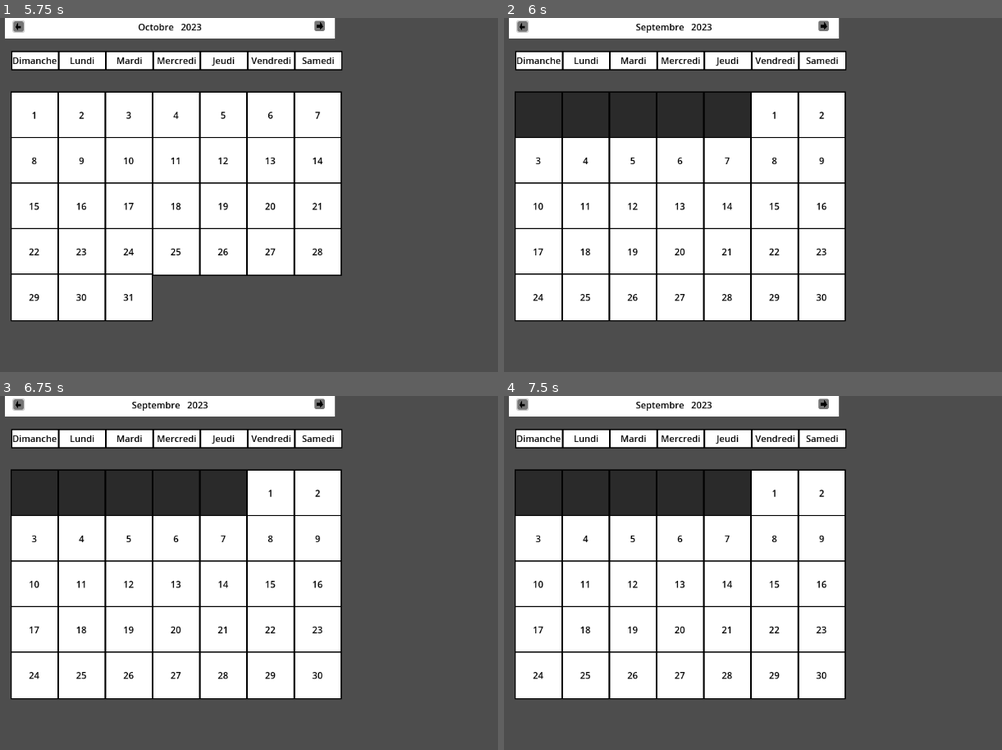
Above: before the commit, frames 1-4 (two rows, left to right).
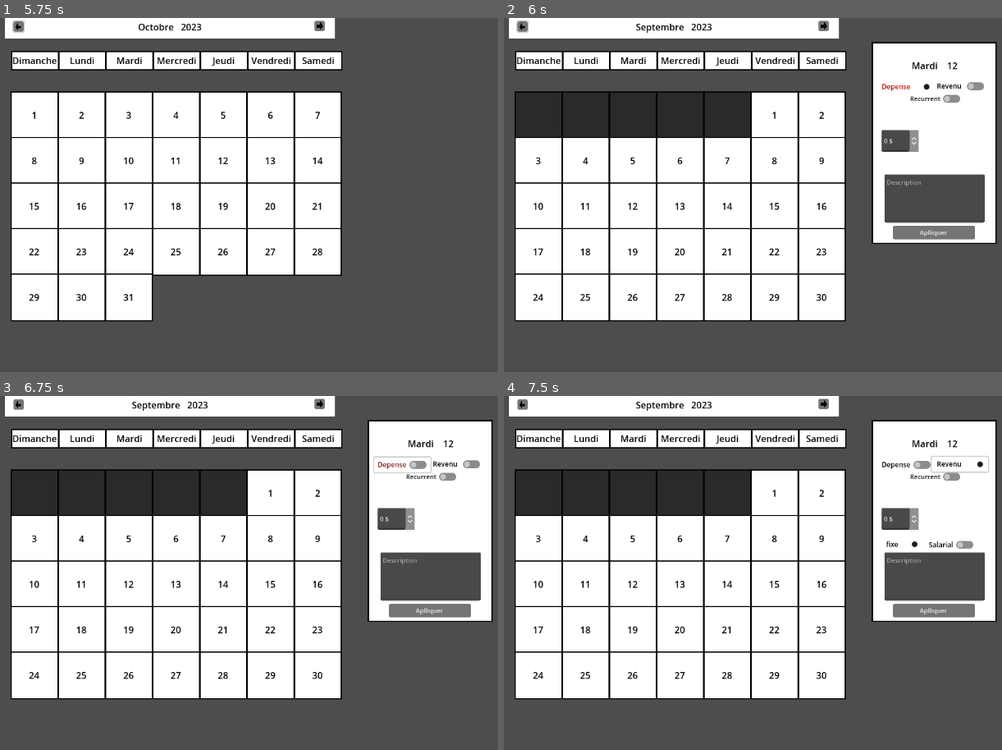
Above: after the commit, the same moments.

Repository: HYKidz/FinanceCalendar
Game: Godot game, scene res://Node/calendar.tscn
Same seed, same stepped clock (60 frames per second), same inputs: the game is played once before the commit and once after it.
Inputs (mouse positions are in pixels of both pictures, inside the frame that each line leads up to):
- Up to frame 1 (5.75 s): click (19, 25) at 0.5 s; click (318, 25) at 1.25 s; click (318, 25) at 2 s; click (19, 25) at 2.75 s; click (318, 25) at 3.5 s; click (19, 25) at 4.25 s; tap Enter at 5 s; move the mouse to (398, 184) at 5.02 s; press the mouse at (398, 184) at 5.03 s
- Up to frame 2 (6 s): tap Space at 5.75 s; move the mouse to (628, 219) at 5.77 s; release the mouse at (628, 219) at 5.78 s; click (628, 219) at 5.85 s
- Up to frame 3 (6.75 s): click (403, 463) at 6.5 s, where only the run after the commit has a clickable "Depense"
- Up to frame 4 (7.5 s): click (957, 463) at 7.25 s, where only the run after the commit has a clickable "Revenu"

Frame 1 is identical in both runs. In frame 2, 11% of the frame differs, in the area x 73-100%, y 6-64%; in frame 3, 11%, in the area x 2-100%, y 0-64%; in frame 4, 11%.

Commit message:
Avancement gestion finance

Diff:
--- /dev/null
+++ b/ButtonGroups/ButtonDureHeure.tres
@@ -0,0 +1,3 @@
+[gd_resource type="ButtonGroup" format=3 uid="uid://bcrhvnjgm6ltd"]
+
+[resource]
--- /dev/null
+++ b/ButtonGroups/ButtonRecurent.tres
@@ -0,0 +1,5 @@
+[gd_resource type="ButtonGroup" format=3 uid="uid://c1i40ld8ye3r8"]
+
+[resource]
+resource_local_to_scene = false
+allow_unpress = true
--- /dev/null
+++ b/ButtonGroups/ButtonTypeRevenu.tres
@@ -0,0 +1,3 @@
+[gd_resource type="ButtonGroup" format=3 uid="uid://c6otcoqux05uc"]
+
+[resource]
--- /dev/null
+++ b/Font/TextSalaire.tres
@@ -0,0 +1,4 @@
+[gd_resource type="Theme" format=3 uid="uid://dwfksjb461aqc"]
+
+[resource]
+default_font_size = 11
--- a/Node/calendar.tscn
+++ b/Node/calendar.tscn
@@ -1,8 +1,9 @@
-[gd_scene load_steps=4 format=3 uid="uid://lofglxy8wh6u"]
+[gd_scene load_steps=5 format=3 uid="uid://lofglxy8wh6u"]
 
 [ext_resource type="Script" path="res://Scripts/calendar.gd" id="1_vwx50"]
 [ext_resource type="PackedScene" uid="uid://3brj710nljde" path="res://Node/jour_en_row.tscn" id="2_hiuxa"]
 [ext_resource type="Texture2D" uid="uid://bs3dgovprnhrg" path="res://Sprite/Arrow.png" id="3_1381w"]
+[ext_resource type="PackedScene" uid="uid://qo52532jfpfu" path="res://Node/info_panel.tscn" id="4_x37n4"]
 
 [node name="Calendar" type="Node2D"]
 script = ExtResource("1_vwx50")
@@ -76,5 +77,12 @@
 "source": "res://Sprite/Arrow.aseprite"
 }
 
+[node name="InfoPanel" parent="." instance=ExtResource("4_x37n4")]
+visible = false
+offset_left = 884.0
+offset_top = 219.0
+offset_right = 884.0
+offset_bottom = 219.0
+
 [connection signal="pressed" from="Fond/Next" to="." method="_on_next_pressed"]
 [connection signal="pressed" from="Fond/Previous" to="." method="_on_previous_pressed"]
--- /dev/null
+++ b/Node/info_panel.tscn
@@ -0,0 +1,277 @@
+[gd_scene load_steps=5 format=3 uid="uid://qo52532jfpfu"]
+
+[ext_resource type="Script" path="res://Scripts/info_panel.gd" id="1_qwqf2"]
+[ext_resource type="ButtonGroup" uid="uid://c1i40ld8ye3r8" path="res://ButtonGroups/ButtonRecurent.tres" id="2_o3q8l"]
+[ext_resource type="Theme" uid="uid://dwfksjb461aqc" path="res://Font/TextSalaire.tres" id="3_btqb3"]
+[ext_resource type="ButtonGroup" uid="uid://c6otcoqux05uc" path="res://ButtonGroups/ButtonTypeRevenu.tres" id="3_ljn0s"]
+
+[node name="InfoPanel" type="Control"]
+layout_mode = 3
+anchors_preset = 8
+anchor_left = 0.5
+anchor_top = 0.5
+anchor_right = 0.5
+anchor_bottom = 0.5
+grow_horizontal = 2
+grow_vertical = 2
+mouse_filter = 2
+script = ExtResource("1_qwqf2")
+group = ExtResource("2_o3q8l")
+
+[node name="Contour" type="ColorRect" parent="."]
+layout_mode = 1
+anchors_preset = 8
+anchor_left = 0.5
+anchor_top = 0.5
+anchor_right = 0.5
+anchor_bottom = 0.5
+offset_left = -110.0
+offset_top = -177.5
+offset_right = 110.0
+offset_bottom = 177.5
+grow_horizontal = 2
+grow_vertical = 2
+mouse_filter = 2
+color = Color(0, 0, 0, 1)
+
+[node name="Fond" type="ColorRect" parent="Contour"]
+layout_mode = 1
+anchors_preset = 8
+anchor_left = 0.5
+anchor_top = 0.5
+anchor_right = 0.5
+anchor_bottom = 0.5
+offset_left = -107.5
+offset_top = -175.0
+offset_right = 107.5
+offset_bottom = 175.0
+grow_horizontal = 2
+grow_vertical = 2
+mouse_filter = 2
+
+[node name="Date" type="Label" parent="Contour/Fond"]
+layout_mode = 0
+offset_left = 0.5
+offset_top = 25.5
+offset_right = 215.5
+offset_bottom = 51.5
+theme_override_colors/font_color = Color(0, 0, 0, 1)
+text = "Date"
+horizontal_alignment = 1
+vertical_alignment = 1
+
+[node name="Option" type="Control" parent="Contour/Fond"]
+anchors_preset = 0
+offset_right = 40.0
+offset_bottom = 40.0
+
+[node name="Depense" type="CheckButton" parent="Contour/Fond/Option"]
+offset_left = 9.0
+offset_top = 63.0
+offset_right = 108.0
+offset_bottom = 89.0
+theme_override_colors/font_color = Color(0, 0, 0, 1)
+theme_override_colors/font_pressed_color = Color(0.768627, 0, 0, 1)
+theme_override_colors/font_hover_color = Color(0.52549, 0.0901961, 0.0901961, 1)
+theme_override_colors/font_hover_pressed_color = Color(0, 0, 0, 1)
+theme_override_colors/font_focus_color = Color(0, 0, 0, 1)
+theme_override_font_sizes/font_size = 12
+button_pressed = true
+button_group = ExtResource("2_o3q8l")
+text = "Depense"
+alignment = 1
+icon_alignment = 1
+
+[node name="Revenu" type="CheckButton" parent="Contour/Fond/Option"]
+offset_left = 102.5
+offset_top = 61.5
+offset_right = 201.5
+offset_bottom = 87.5
+theme_override_colors/font_color = Color(0, 0, 0, 1)
+theme_override_colors/font_pressed_color = Color(0, 0.878431, 0, 1)
+theme_override_colors/font_hover_color = Color(0, 0.407843, 0, 1)
+theme_override_colors/font_hover_pressed_color = Color(0, 0, 0, 1)
+theme_override_colors/font_focus_color = Color(0, 0, 0, 1)
+theme_override_font_sizes/font_size = 12
+button_group = ExtResource("2_o3q8l")
+text = "Revenu"
+alignment = 1
+icon_alignment = 1
+
+[node name="Recurent" type="CheckButton" parent="Contour/Fond/Option"]
+offset_left = 58.5
+offset_top = 85.0
+offset_right = 159.5
+offset_bottom = 109.0
+theme_override_colors/font_color = Color(0, 0, 0, 1)
+theme_override_colors/font_pressed_color = Color(0, 0, 0, 1)
+theme_override_colors/font_hover_color = Color(0, 0, 0, 1)
+theme_override_colors/font_hover_pressed_color = Color(0, 0, 0, 1)
+theme_override_colors/font_focus_color = Color(0, 0, 0, 1)
+theme_override_font_sizes/font_size = 11
+text = "Recurrent"
+
+[node name="Recuring" type="Control" parent="Contour/Fond/Option"]
+visible = false
+layout_mode = 3
+anchors_preset = 0
+offset_right = 40.0
+offset_bottom = 40.0
+
+[node name="Jour" type="CheckButton" parent="Contour/Fond/Option/Recuring"]
+layout_mode = 0
+offset_left = 112.5
+offset_top = 109.0
+offset_right = 186.5
+offset_bottom = 133.0
+theme_override_colors/font_color = Color(0, 0, 0, 1)
+theme_override_colors/font_pressed_color = Color(0, 0, 0, 1)
+theme_override_colors/font_hover_color = Color(0, 0, 0, 1)
+theme_override_colors/font_hover_pressed_color = Color(0, 0, 0, 1)
+theme_override_colors/font_focus_color = Color(0, 0, 0, 1)
+theme_override_font_sizes/font_size = 11
+text = "Jour
+"
+
+[node name="Date" type="CheckButton" parent="Contour/Fond/Option/Recuring"]
+layout_mode = 0
+offset_left = 22.5
+offset_top = 109.0
+offset_right = 96.5
+offset_bottom = 133.0
+theme_override_colors/font_color = Color(0, 0, 0, 1)
+theme_override_colors/font_pressed_color = Color(0, 0, 0, 1)
+theme_override_colors/font_hover_color = Color(0, 0, 0, 1)
+theme_override_colors/font_hover_pressed_color = Color(0, 0, 0, 1)
+theme_override_colors/font_focus_color = Color(0, 0, 0, 1)
+theme_override_font_sizes/font_size = 11
+text = "Date
+"
+
+[node name="ZoneMontant" type="ColorRect" parent="."]
+layout_mode = 1
+anchors_preset = 8
+anchor_left = 0.5
+anchor_top = 0.5
+anchor_right = 0.5
+anchor_bottom = 0.5
+offset_left = -92.0
+offset_top = -22.5
+offset_right = -27.0
+offset_bottom = 15.5
+grow_horizontal = 2
+grow_vertical = 2
+color = Color(0.560784, 0.560784, 0.560784, 1)
+
+[node name="Montant" type="SpinBox" parent="ZoneMontant"]
+layout_mode = 0
+offset_right = 65.388
+offset_bottom = 38.0
+theme = ExtResource("3_btqb3")
+max_value = 100000.0
+suffix = "$"
+
+[node name="RevenuOption" type="Control" parent="."]
+visible = false
+layout_direction = 1
+layout_mode = 1
+anchors_preset = 8
+anchor_left = 0.5
+anchor_top = 0.5
+anchor_right = 0.5
+anchor_bottom = 0.5
+grow_horizontal = 2
+grow_vertical = 2
+
+[node name="Fixe" type="CheckButton" parent="RevenuOption"]
+layout_mode = 0
+offset_left = -90.0
+offset_top = 29.0
+offset_right = -20.0
+offset_bottom = 54.0
+theme_override_colors/font_color = Color(0, 0, 0, 1)
+theme_override_colors/font_pressed_color = Color(0, 0, 0, 1)
+theme_override_colors/font_hover_color = Color(0, 0, 0, 1)
+theme_override_colors/font_hover_pressed_color = Color(0, 0, 0, 1)
+theme_override_colors/font_focus_color = Color(0, 0, 0, 1)
+theme_override_font_sizes/font_size = 12
+button_pressed = true
+button_group = ExtResource("3_ljn0s")
+text = "fixe"
+
+[node name="Salarial" type="CheckButton" parent="RevenuOption"]
+layout_mode = 0
+offset_left = -15.0
+offset_top = 30.0
+offset_right = 76.0
+offset_bottom = 55.0
+theme_override_colors/font_color = Color(0, 0, 0, 1)
+theme_override_colors/font_pressed_color = Color(0, 0, 0, 1)
+theme_override_colors/font_hover_color = Color(0, 0, 0, 1)
+theme_override_colors/font_hover_pressed_color = Color(0, 0, 0, 1)
+theme_override_colors/font_focus_color = Color(0, 0, 0, 1)
+theme_override_font_sizes/font_size = 12
+button_group = ExtResource("3_ljn0s")
+text = "Salarial"
+
+[node name="SalarialOption" type="Control" parent="RevenuOption"]
+visible = false
+anchors_preset = 0
+offset_left = -17.0
+offset_top = -22.0
+offset_right = 89.0
+offset_bottom = 18.0
+
+[node name="Fond" type="ColorRect" parent="RevenuOption/SalarialOption"]
+layout_mode = 0
+offset_left = -7.0
+offset_top = -1.0
+offset_right = 60.0
+offset_bottom = 37.0
+color = Color(0.560955, 0.560955, 0.560955, 1)
+
+[node name="SpinBox" type="SpinBox" parent="RevenuOption/SalarialOption/Fond"]
+layout_mode = 0
+offset_right = 83.0625
+offset_bottom = 39.0
+suffix = "H"
+
+[node name="DepenseOption" type="Control" parent="."]
+anchors_preset = 0
+offset_left = -107.0
+offset_top = -175.0
+offset_right = 107.0
+offset_bottom = 175.0
+mouse_filter = 2
+
+[node name="Description" type="ColorRect" parent="."]
+layout_mode = 0
+offset_left = -87.0
+offset_top = 56.0
+offset_right = 89.0
+offset_bottom = 139.0
+color = Color(0.560955, 0.560955, 0.560955, 1)
+
+[node name="Description" type="TextEdit" parent="Description"]
+layout_mode = 0
+offset_right = 176.0
+offset_bottom = 85.0
+theme_override_font_sizes/font_size = 11
+placeholder_text = "Description"
+
+[node name="Button" type="Button" parent="."]
+layout_mode = 0
+offset_left = -72.0
+offset_top = 146.0
+offset_right = 72.0
+offset_bottom = 170.0
+theme_override_font_sizes/font_size = 11
+text = "Aplliquer"
+
+[connection signal="toggled" from="Contour/Fond/Option/Depense" to="." method="_on_depense_toggled"]
+[connection signal="toggled" from="Contour/Fond/Option/Revenu" to="." method="_on_revenu_toggled"]
+[connection signal="toggled" from="Contour/Fond/Option/Recurent" to="." method="_on_recurent_toggled"]
+[connection signal="value_changed" from="ZoneMontant/Montant" to="." method="_on_montant_value_changed"]
+[connection signal="toggled" from="RevenuOption/Fixe" to="." method="_on_fixe_toggled"]
+[connection signal="toggled" from="RevenuOption/Salarial" to="." method="_on_salarial_toggled"]
+[connection signal="pressed" from="Button" to="." method="_on_button_pressed"]
--- a/Scripts/Date.gd
+++ b/Scripts/Date.gd
@@ -24,7 +24,6 @@
 
 # Called when the node enters the scene tree for the first time.
 func _ready():
-	print(calendar)
 	pass # Replace with function body.
 
 
--- a/Scripts/calendar.gd
+++ b/Scripts/calendar.gd
@@ -9,6 +9,7 @@
 var date_array_selection
 @onready var le_titre_mois = get_node("Fond/Mois")
 @onready var le_calendrier = get_node("JourEnRow")
+@onready var info_panel = get_node("InfoPanel")
 
 
 # Called when the node enters the scene tree for the first time.
@@ -20,6 +21,7 @@
 
 
 func _on_next_pressed():
+	info_panel.visible = false
 	current_month+=1
 	if current_month>12:
 		current_month=1
@@ -33,6 +35,7 @@
 
 
 func _on_previous_pressed():
+	info_panel.visible = false
 	current_month-=1
 	if current_month<1:
 		current_month=12
@@ -45,4 +48,6 @@
 	print(date)
 
 func Clicked(date):
+	info_panel.visible = true
+	info_panel._on_clicked_date(date.Date,date.Jour)
 	print(date)
--- /dev/null
+++ b/Scripts/info_panel.gd
@@ -0,0 +1,74 @@
+extends Control
+
+var calendrier_class = load("res://Class/Calendrier.gd").new()
+
+var depense_b : bool
+var revenue_b : bool
+var fix_b : bool
+var salarial_b : bool
+var recurent_b : bool
+
+var date:int
+var jour:int
+
+var montant:int
+
+@export var group: ButtonGroup
+@onready var date_label = get_node("Contour/Fond/Date")
+@onready var rev_option = get_node("RevenuOption")
+@onready var salarial_option = get_node("RevenuOption/SalarialOption")
+@onready var recurent_option = get_node("Contour/Fond/Option/Recuring")
+# @onready var montant_edit = get_node("ZoneMontant/Montant")
+
+#keep in mind when you need to use signals
+
+# func _ready():
+# 	for i in group.get_buttons():
+# 		i.pressed.connect(button_pressed)
+
+# func button_pressed():
+# 	print(group.get_pressed_button())
+
+func _on_clicked_date(d,j):
+	date = d
+	jour = j
+	date_label.text = calendrier_class.jour[j]+"    "+str(d)
+
+func _on_recurent_toggled(button_pressed):
+	recurent_b = button_pressed
+	recurent_option.visible = button_pressed
+
+func _on_montant_value_changed(value):
+		montant = value
+
+
+
+#Gestion Revenu
+
+func _on_revenu_toggled(button_pressed):
+	revenue_b = button_pressed
+	rev_option.visible=button_pressed
+
+
+func _on_fixe_toggled(button_pressed):
+	fix_b = button_pressed
+	pass # Replace with function body.
+
+
+func _on_salarial_toggled(button_pressed):
+	salarial_b = button_pressed
+	salarial_option.visible = button_pressed
+
+	pass # Replace with function body.
+
+
+#GestionDepense
+
+func _on_depense_toggled(button_pressed):
+	depense_b = button_pressed
+
+
+
+
+func _on_button_pressed():
+	pass # Replace with function body.
